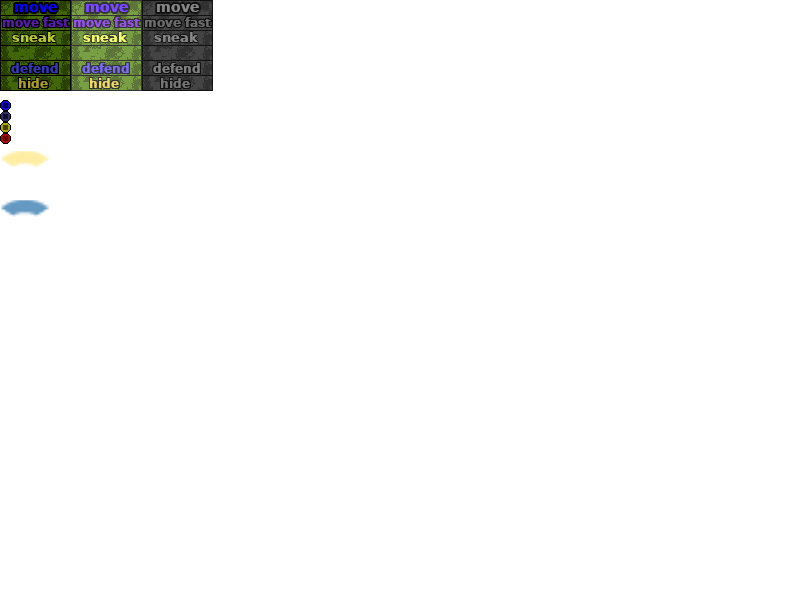
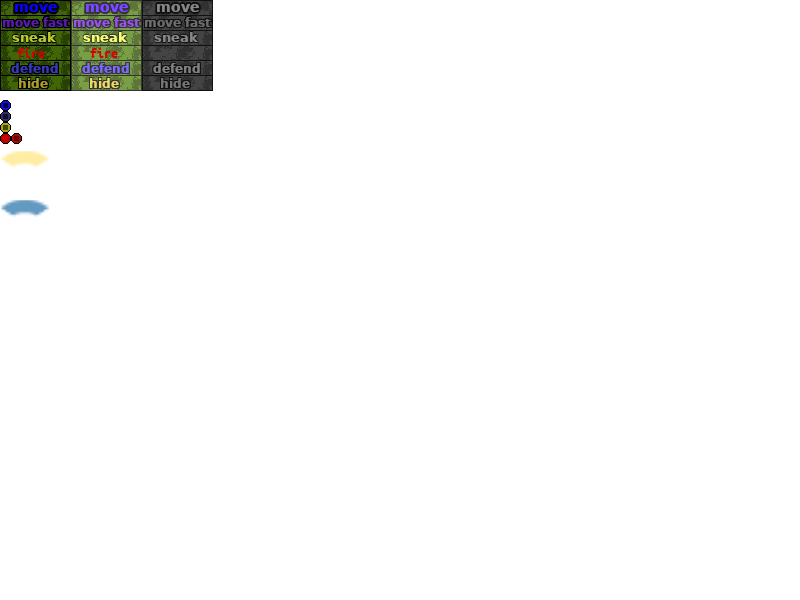
Revision of a layered 800x600 image; what changed, layer by layer:
added layer "fire" above "ui.png" over <box>17,48,118,58</box>
painted on "ui.png" over <box>3,133,22,144</box>
